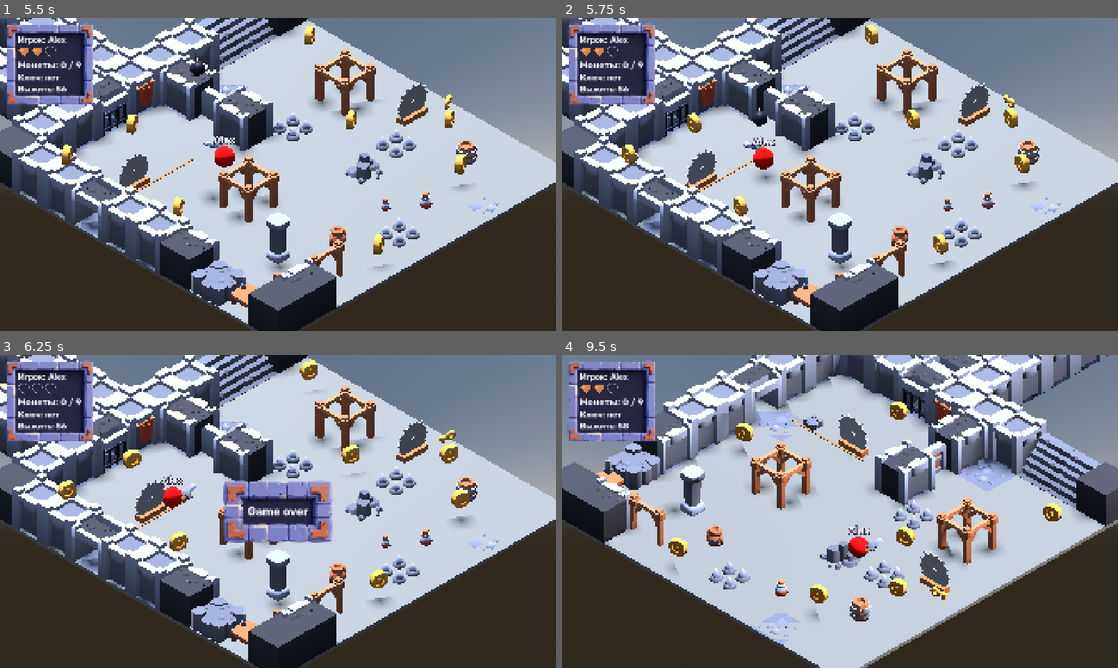
Above: before the commit, frames 1-4 (two rows, left to right).
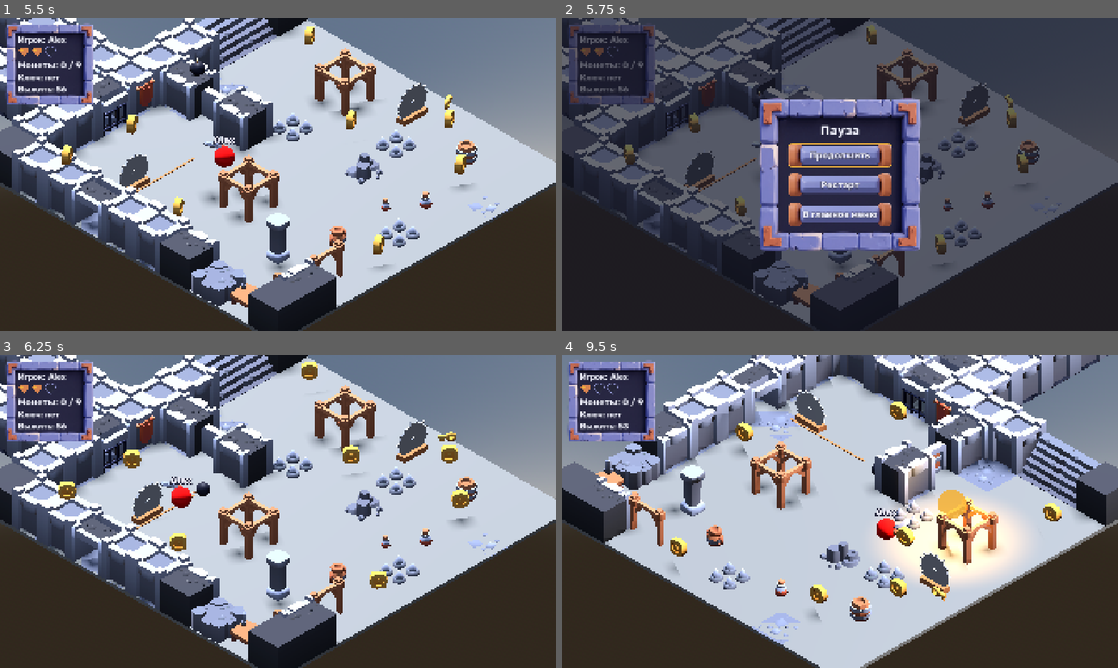
Above: after the commit, the same moments.

Repository: farikgg/godot_assignment
Game: Godot game, scene res://scenes/main_menu.tscn
Same seed, same stepped clock (60 frames per second), same inputs: the game is played once before the commit and once after it.
Inputs (mouse positions are in pixels of both pictures, inside the frame that each line leads up to):
- Up to frame 1 (5.5 s): click (278, 177) at 0.52 s; type "Alex" at 0.6 s; click "Играть" at 1.25 s; hold D (move_right) 2.03-2.78 s; hold J (attack) 2.03-2.78 s; tap Space (jump) at 2.27, 3.02, 4.52, 5.27 s; hold S (move_back) 2.78-3.53 s; tap Left (camera_left) at 2.85 s; hold D (move_right) 3.53-4.28 s; hold Right (camera_right) 3.53-4.28 s; hold W (move_forward) 4.28-5.03 s; tap J (attack) at 4.35 s; hold A (move_left) from 5.03 s (still down); hold Left (camera_left) from 5.03 s (still down)
- Up to frame 2 (5.75 s): keep holding A (move_left); keep holding Left (camera_left); tap Escape (pause, bound only after the commit) at 5.65 s
- Up to frame 3 (6.25 s): release A (move_left) at 5.75 s; release Left (camera_left) at 5.75 s; click (278, 492) at 5.75 s, where only the run after the commit has a clickable "Продолжить"
- Up to frame 4 (9.5 s): hold A (move_left) 6.53-7.28 s; tap Right (camera_right) at 6.6 s; tap Space (jump) at 6.77, 8.27, 9.02 s; hold S (move_back) 7.28-8.03 s; hold J (attack) 7.28-8.03 s; hold D (move_right) 8.03-8.78 s; tap Left (camera_left) at 8.1 s; hold W (move_forward) from 8.78 s (still down); hold Right (camera_right) from 8.78 s (still down)

Frame 1 is identical in both runs. In frame 2, 69% of the frame differs, in the area x 0-100%, y 0-98%; in frame 3, 5.0%; in frame 4, 7.0%.

Commit message:
A6 stage 6: pause menu
- Input action "pause" (Escape, P).
- scenes/ui/pause_menu.tscn + scripts/pause_menu.gd: CanvasLayer (layer
  10, PROCESS_MODE_ALWAYS) toggling get_tree().paused; dimmed backdrop,
  themed panel with Продолжить / Рестарт / В главное меню. Restart and
  menu unpause before reloading or changing the scene.
- Instanced in map.tscn. Checked: survival timer, spawner, bomb fuse,
  falling hazards, saw animation and the invincibility blink freeze.

Co-Authored-By: Claude Opus 5.5 <noreply@anthropic.com>

Diff:
--- a/project.godot
+++ b/project.godot
@@ -83,6 +83,12 @@
 , Object(InputEventMouseButton,"resource_local_to_scene":false,"resource_name":"","device":-1,"window_id":0,"alt_presse …(244 unchanged characters)…
 ]
 }
+pause={
+"deadzone": 0.2,
+"events": [Object(InputEventKey,"resource_local_to_scene":false,"resource_name":"","device":-1,"window_id":0,"alt_pressed":false,"shift_pressed":false,"ctrl_pressed":false,"meta_pressed":false,"pressed":false,"keycode":0,"physical_keycode":4194305,"key_label":0,"unicode":0,"location":0,"echo":false,"script":null)
+, Object(InputEventKey,"resource_local_to_scene":false,"resource_name":"","device":-1,"window_id":0,"alt_pressed":false,"shift_pressed":false,"ctrl_pressed":false,"meta_pressed":false,"pressed":false,"keycode":0,"physical_keycode":80,"key_label":0,"unicode":0,"location":0,"echo":false,"script":null)
+]
+}
 
 [physics]
 
--- a/scenes/map.tscn
+++ b/scenes/map.tscn
@@ -34,6 +34,7 @@
 [ext_resource type="PackedScene" path="res://scenes/hazards/bomb.tscn" id="p_bomb"]
 [ext_resource type="PackedScene" path="res://scenes/hazards/potion.tscn" id="p_potion"]
 [ext_resource type="AudioStream" path="res://assets/Audio/pickup.wav" id="q_pickup"]
+[ext_resource type="PackedScene" path="res://scenes/ui/pause_menu.tscn" id="r_pause"]
 [ext_resource type="PackedScene" path="res://scenes/props/saw_trap.tscn" id="j_saw"]
 [ext_resource type="PackedScene" path="res://scenes/props/saw_trap_patrol.tscn" id="j_saw_patrol"]
 [ext_resource type="PackedScene" path="res://scenes/props/key_pickup.tscn" id="l_key"]
@@ -358,3 +359,5 @@
 transform = Transform3D(1, 0, 0, 0, 0.81915206, 0.57357645, 0, -0.57357645, 0.81915206, 0, 17.2, 24.6)
 projection = 1
 size = 15.0
+
+[node name="PauseMenu" parent="." unique_id=1771300060 instance=ExtResource("r_pause")]
--- /dev/null
+++ b/scenes/ui/pause_menu.tscn
@@ -0,0 +1,61 @@
+[gd_scene format=3]
+
+[ext_resource type="Script" path="res://scripts/pause_menu.gd" id="1_script"]
+
+[node name="PauseMenu" type="CanvasLayer"]
+process_mode = 3
+layer = 10
+script = ExtResource("1_script")
+
+[node name="Dim" type="ColorRect" parent="."]
+anchors_preset = 15
+anchor_right = 1.0
+anchor_bottom = 1.0
+grow_horizontal = 2
+grow_vertical = 2
+color = Color(0.0784314, 0.0823529, 0.137255, 0.65)
+
+[node name="Panel" type="PanelContainer" parent="."]
+custom_minimum_size = Vector2(560, 0)
+anchors_preset = 8
+anchor_left = 0.5
+anchor_top = 0.5
+anchor_right = 0.5
+anchor_bottom = 0.5
+offset_left = -280.0
+offset_top = -260.0
+offset_right = 280.0
+offset_bottom = 260.0
+grow_horizontal = 2
+grow_vertical = 2
+
+[node name="Content" type="VBoxContainer" parent="Panel"]
+layout_mode = 2
+theme_override_constants/separation = 18
+
+[node name="Title" type="Label" parent="Panel/Content"]
+layout_mode = 2
+theme_override_font_sizes/font_size = 44
+text = "Пауза"
+horizontal_alignment = 1
+
+[node name="ResumeButton" type="Button" parent="Panel/Content"]
+unique_name_in_owner = true
+custom_minimum_size = Vector2(360, 84)
+layout_mode = 2
+size_flags_horizontal = 4
+text = "Продолжить"
+
+[node name="RestartButton" type="Button" parent="Panel/Content"]
+unique_name_in_owner = true
+custom_minimum_size = Vector2(360, 84)
+layout_mode = 2
+size_flags_horizontal = 4
+text = "Рестарт"
+
+[node name="MenuButton" type="Button" parent="Panel/Content"]
+unique_name_in_owner = true
+custom_minimum_size = Vector2(360, 84)
+layout_mode = 2
+size_flags_horizontal = 4
+text = "В главное меню"
--- /dev/null
+++ b/scripts/pause_menu.gd
@@ -0,0 +1,35 @@
+extends CanvasLayer
+
+const MAIN_MENU_SCENE: String = "res://scenes/main_menu.tscn"
+
+@onready var _resume_button: Button = %ResumeButton
+@onready var _restart_button: Button = %RestartButton
+@onready var _menu_button: Button = %MenuButton
+
+func _ready() -> void:
+	# keeps receiving input while everything else is paused
+	process_mode = Node.PROCESS_MODE_ALWAYS
+	visible = false
+	_resume_button.pressed.connect(set_paused.bind(false))
+	_restart_button.pressed.connect(_on_restart_pressed)
+	_menu_button.pressed.connect(_on_menu_pressed)
+
+func _unhandled_input(event: InputEvent) -> void:
+	if event.is_action_pressed("pause", false):
+		set_paused(not get_tree().paused)
+		get_viewport().set_input_as_handled()
+
+func set_paused(value: bool) -> void:
+	get_tree().paused = value
+	visible = value
+	if value:
+		_resume_button.grab_focus()
+
+func _on_restart_pressed() -> void:
+	# a reloaded scene would start frozen otherwise
+	get_tree().paused = false
+	get_tree().reload_current_scene()
+
+func _on_menu_pressed() -> void:
+	get_tree().paused = false
+	get_tree().change_scene_to_file(MAIN_MENU_SCENE)
